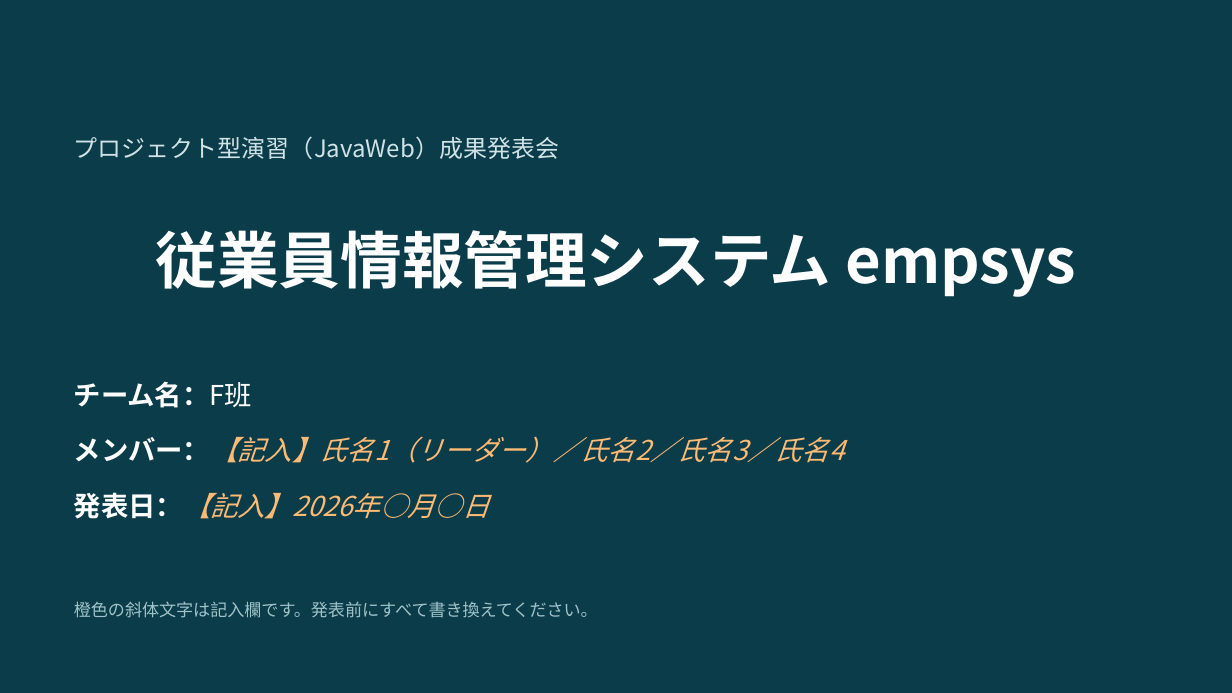
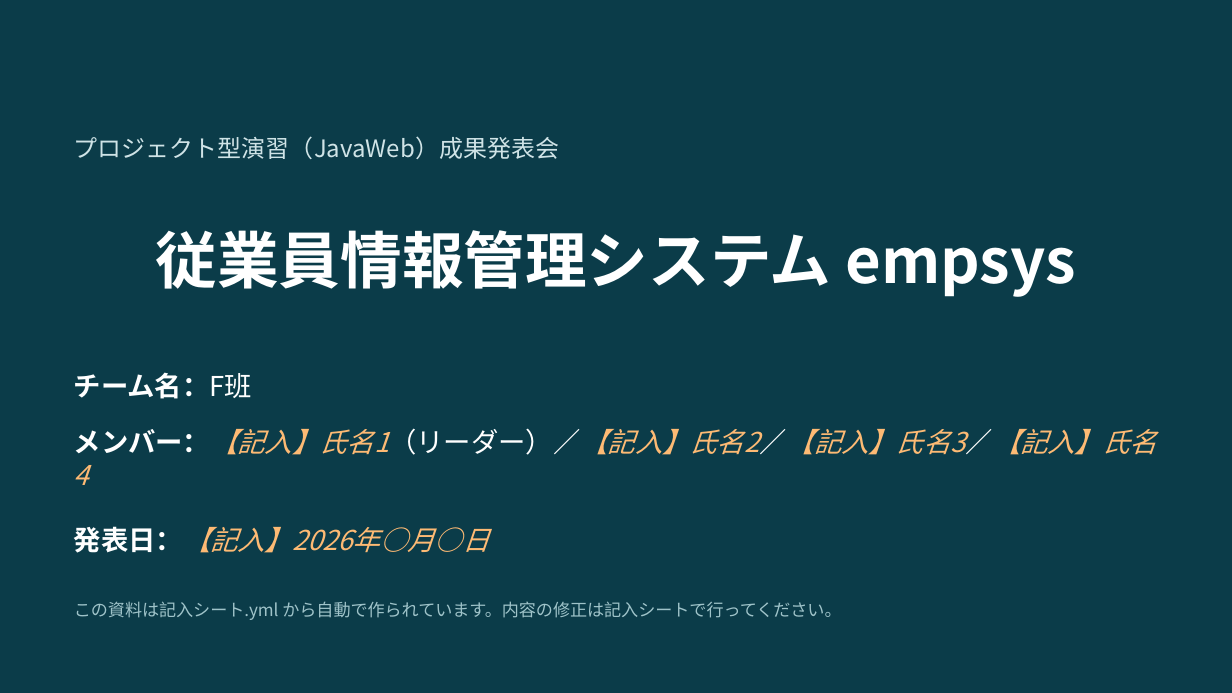
Before and after one commit to amasato1221/web_-application, a slide deck: slide 1 of 成果発表会資料_テンプレート.pptx. Drawn at 1232x693 pixels with LibreOffice and Linux fonts; fonts in the diff are those of the drawing. Boxes give left, top, right and bottom in pixels: in the first picture for what was removed or moved away, otherwise in the second. Text is boxed around its words. In the diff, an @@ line names an element or a change of style, - is before the commit and + after.

```diff
--- a/成果発表会資料_テンプレート.pptx
+++ b/成果発表会資料_テンプレート.pptx
@@ vertical alignment middle to top in 3 elements at <box>74,372,252,399</box>, <box>74,526,489,553</box>, <box>74,428,1157,485</box> @@
@@ text at <box>74,428,1157,485</box>: text changed @@
-メンバー：【記入】氏名1（リーダー）／氏名2／氏名3／氏名4
+メンバー：【記入】氏名1（リーダー）／【記入】氏名2／【記入】氏名3／【記入】氏名4
@@ text "発表日：【記入】2026年○月○日": place and size @@
-text "発表日：【記入】2026年○月○日" at <box>74,492,489,519</box>
+text "発表日：【記入】2026年○月○日" at <box>74,526,489,553</box>
@@ text at <box>74,601,841,620</box>: text changed @@
-橙色の斜体文字は記入欄です。発表前にすべて書き換えてください。
+この資料は記入シート.yml から自動で作られています。内容の修正は記入シートで行ってください。
```
Also in this commit, not shown: 13 other slides changed, 10 other files.
